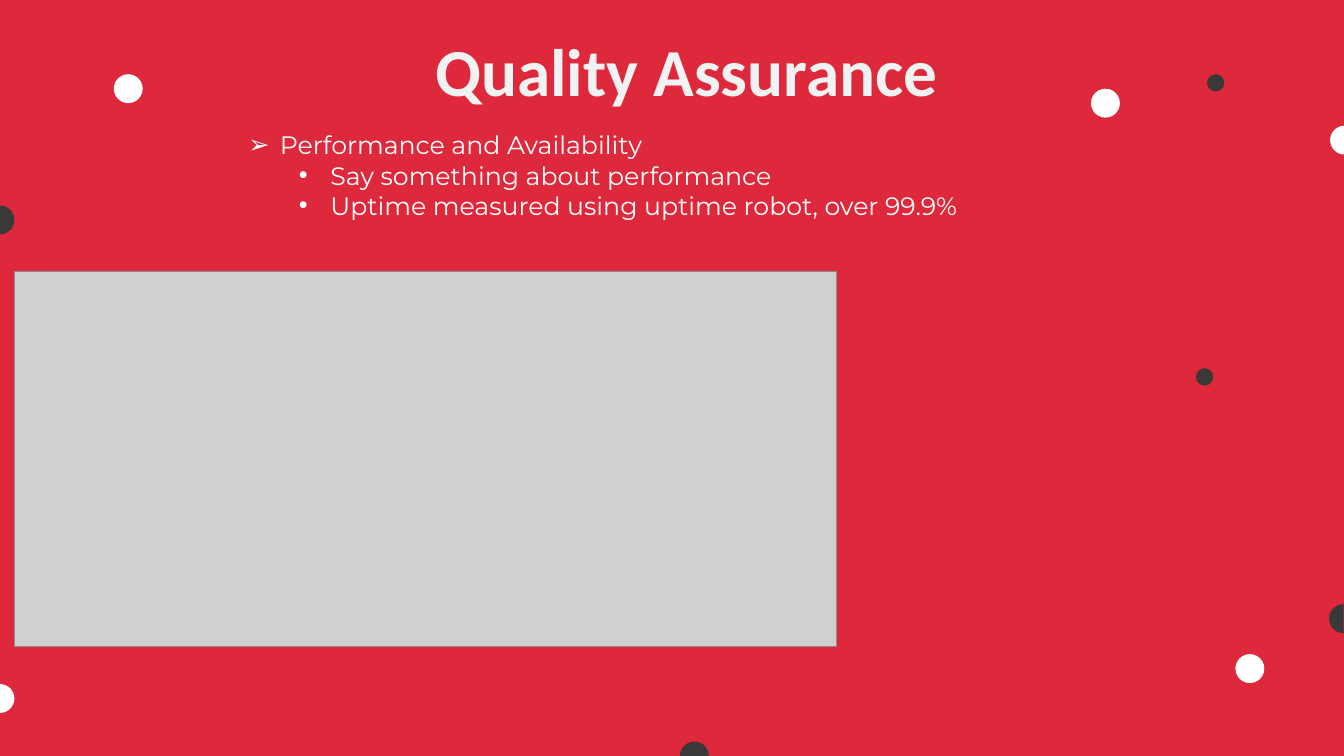
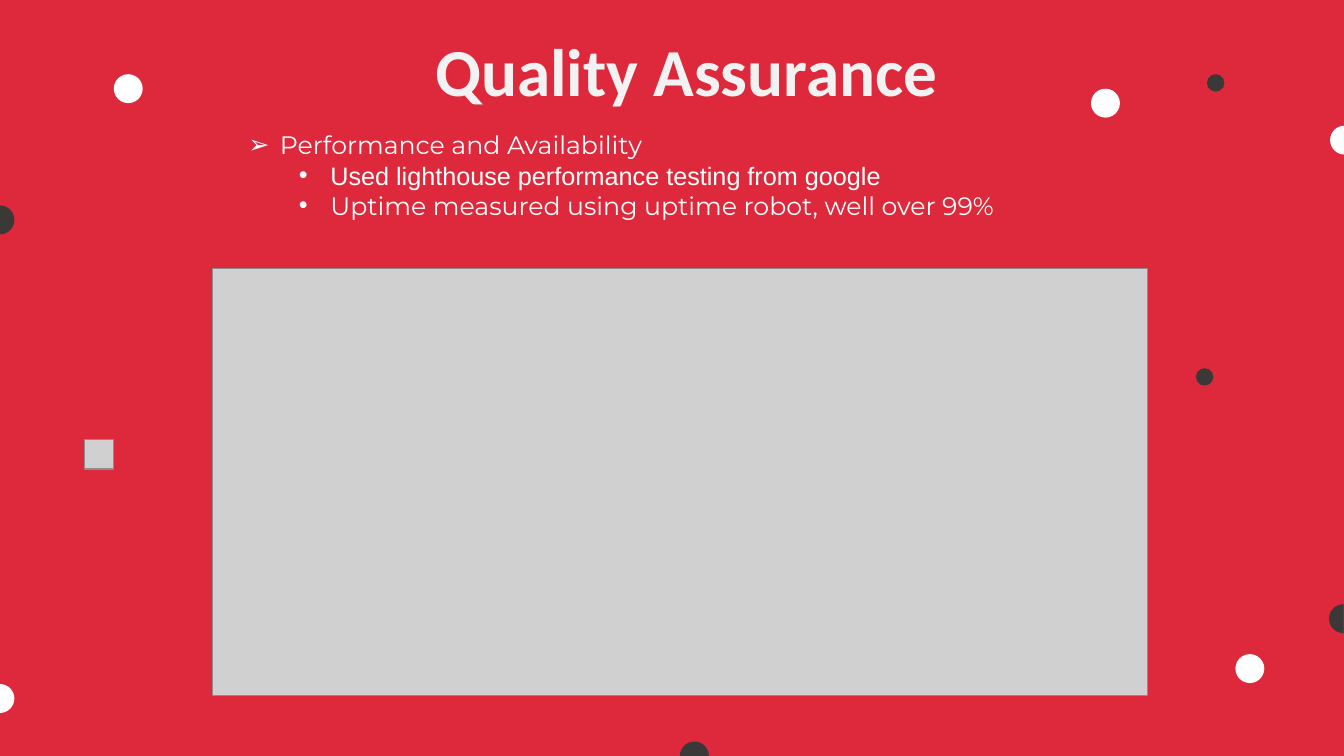
Before and after one commit to COS301-SE-2023/Pronto, a slide deck: slide 8 of Documentation/Demo 4 documents/Demo 4 Slideshow.pptx. Drawn at 1344x756 pixels with LibreOffice and Linux fonts; fonts in the diff are those of the drawing; grey boxes stand for pictures; background and template pictures are left out. Boxes give left, top, right and bottom in pixels: in the first picture for what was removed or moved away, otherwise in the second. Text is boxed around its words. In the diff, an @@ line names an element or a change of style, - is before the commit and + after.

Commit message:
Updated slideshow and testing policy

```diff
--- a/Documentation/Demo 4 documents/Demo 4 Slideshow.pptx
+++ b/Documentation/Demo 4 documents/Demo 4 Slideshow.pptx
@@ text at bbox=[330, 166, 994, 220]: text changed; font Montserrat to Arial @@
-  • Say something about performance
-  • Uptime measured using uptime robot, over 99.9%
+  • Used lighthouse performance testing from google
+  • Uptime measured using uptime robot, well over 99%
@@ picture: place and size @@
-picture at bbox=[14, 272, 837, 647]
+picture at bbox=[213, 269, 1148, 696]
@@ picture added at bbox=[85, 440, 114, 469] @@
```
Also in this commit, not shown: 4 other slides changed, 2 slides added, 1 other file.
